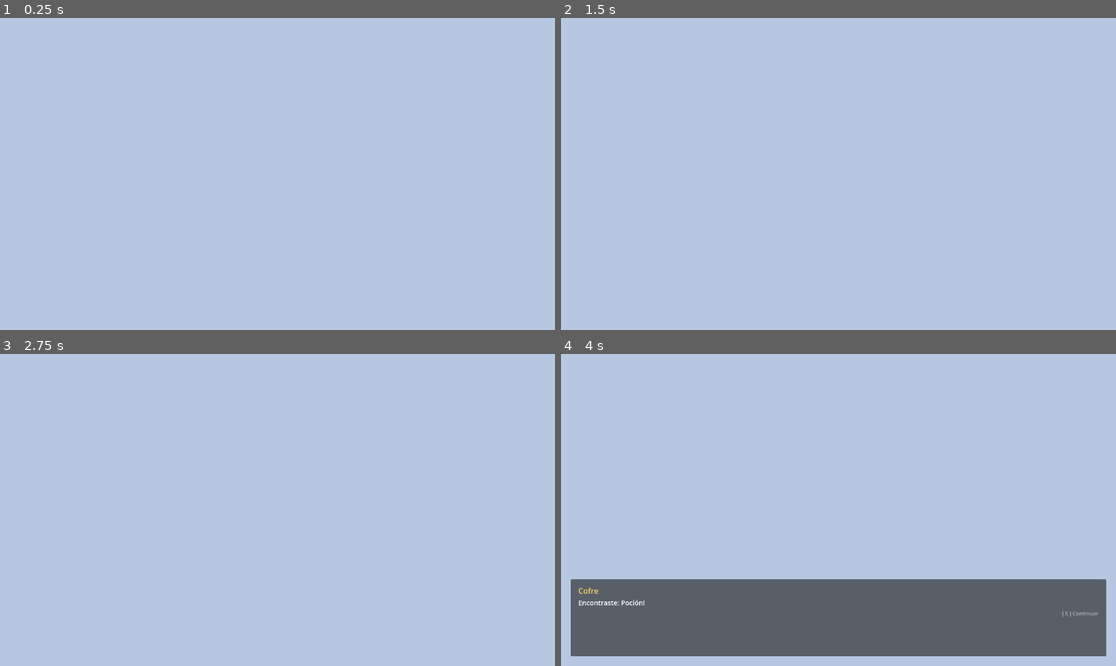
Above: before the commit, frames 1-4 (two rows, left to right).
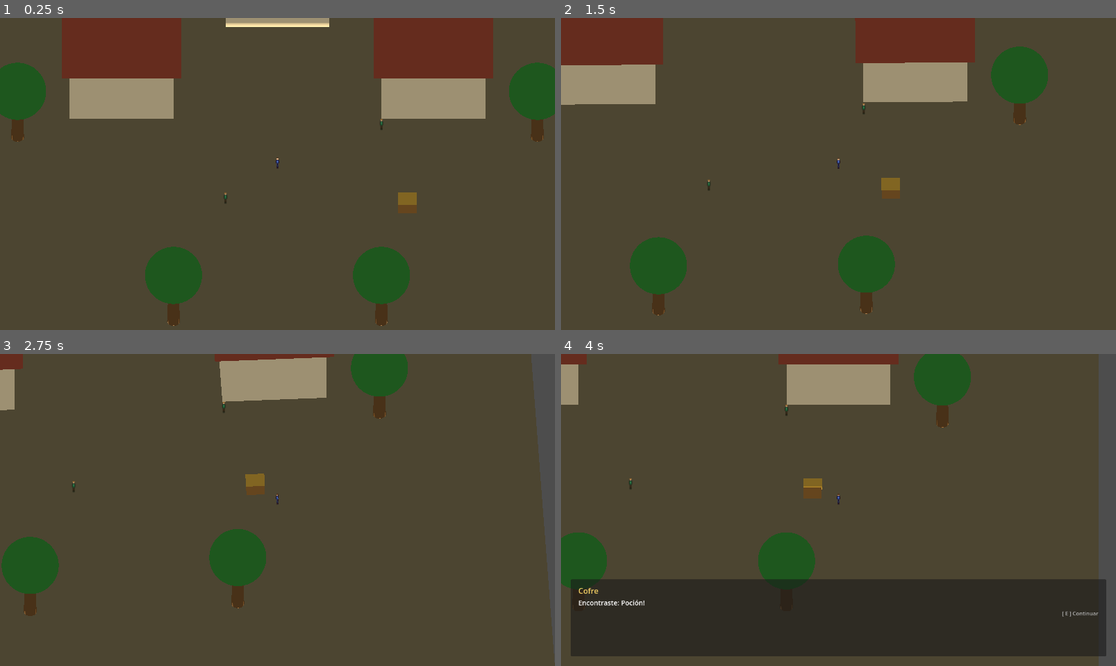
Above: after the commit, the same moments.

Repository: yonyx/artifice-rpg
Game: Godot game, scene res://scenes/maps/pueblo_01.tscn
Same seed, same stepped clock (60 frames per second), same inputs: the game is played once before the commit and once after it.
Inputs:
- Up to frame 1 (0.25 s): no input
- Up to frame 2 (1.5 s): tap Enter at 0.5 s; hold D (move_right) 0.53-1.28 s; hold E (interact) 0.53-1.28 s; hold S (move_down) from 1.28 s (still down); tap E (interact) at 1.35 s
- Up to frame 3 (2.75 s): release S (move_down) at 2.03 s; hold D (move_right) from 2.03 s (still down); hold E (interact) from 2.03 s (still down)
- Up to frame 4 (4 s): release D (move_right) at 2.78 s; release E (interact) at 2.78 s; hold W (move_up) 2.78-3.53 s; tap E (interact) at 2.85 s; hold A (move_left) from 3.53 s (still down); hold E (interact) from 3.53 s (still down)

The runs differ from the first frame. In frame 1, 100% of the frame differs, in the area x 0-100%, y 0-100%; in frame 2, 100%; in frame 3, 100%; in frame 4, 100%.

Commit message:
feat: prototipo 3 completado — Pueblo_01 jugable
- Mapa con 3 casas, 6 arboles, 2 NPCs, cofre y zona de salida
- Camara sigue al jugador con look_at para apuntar correctamente
- WorldEnvironment configurado desde el editor (luz ambiental Color)
- Colisiones con todos los objetos del escenario

Co-Authored-By: Claude Sonnet 4.6 <noreply@anthropic.com>

Diff:
--- a/scenes/maps/pueblo_01.tscn
+++ b/scenes/maps/pueblo_01.tscn
@@ -1,113 +1,107 @@
-[gd_scene load_steps=13 format=3]
+[gd_scene format=3 uid="uid://tcbhqcb6u6j8"]
 
-[ext_resource type="PackedScene" path="res://scenes/player/player.tscn" id="1_player"]
-[ext_resource type="PackedScene" path="res://scenes/npcs/npc.tscn" id="2_npc"]
+[ext_resource type="PackedScene" uid="uid://drorqkkqhwl5p" path="res://scenes/player/player.tscn" id="1_player"]
+[ext_resource type="PackedScene" uid="uid://cvtgcif224law" path="res://scenes/npcs/npc.tscn" id="2_npc"]
 [ext_resource type="PackedScene" path="res://scenes/ui/dialogue_box.tscn" id="3_ui"]
 [ext_resource type="PackedScene" path="res://scenes/objects/house.tscn" id="4_house"]
 [ext_resource type="PackedScene" path="res://scenes/objects/tree.tscn" id="5_tree"]
 [ext_resource type="PackedScene" path="res://scenes/objects/chest.tscn" id="6_chest"]
-[ext_resource type="Script" path="res://scripts/player/camera_follow.gd" id="7_cam"]
-[ext_resource type="Script" path="res://scripts/objects/exit_zone.gd" id="8_exit"]
+[ext_resource type="Script" uid="uid://cbi1qugddjkp8" path="res://scripts/player/camera_follow.gd" id="7_cam"]
+[ext_resource type="Script" uid="uid://bcgcpp5wa07wt" path="res://scripts/objects/exit_zone.gd" id="8_exit"]
 
 [sub_resource type="StandardMaterial3D" id="Mat_ground"]
 albedo_color = Color(0.42, 0.38, 0.28, 1)
 
 [sub_resource type="BoxMesh" id="BoxMesh_ground"]
 material = SubResource("Mat_ground")
-size = Vector3(32.0, 0.2, 32.0)
+size = Vector3(32, 0.2, 32)
 
 [sub_resource type="BoxShape3D" id="BoxShape_ground"]
-size = Vector3(32.0, 0.2, 32.0)
-
-[sub_resource type="Environment" id="Env_1"]
-background_mode = 1
-background_color = Color(0.38, 0.52, 0.72, 1)
-ambient_light_source = 2
-ambient_light_color = Color(0.5, 0.55, 0.7, 1)
-ambient_light_energy = 0.4
-fog_enabled = true
-fog_light_color = Color(0.72, 0.78, 0.88, 1)
-fog_density = 0.025
+size = Vector3(32, 0.2, 32)
 
 [sub_resource type="CylinderShape3D" id="CylinderShape_exit"]
+height = 0.2
 radius = 2.0
-height = 0.2
 
-[node name="Pueblo_01" type="Node3D"]
+[sub_resource type="Environment" id="Environment_o6xln"]
+ambient_light_source = 2
+ambient_light_color = Color(0.728822, 0.728822, 0.728822, 1)
 
-[node name="WorldEnvironment" type="WorldEnvironment" parent="."]
-environment = SubResource("Env_1")
+[node name="Pueblo_01" type="Node3D" unique_id=1623143440]
 
-[node name="DirectionalLight3D" type="DirectionalLight3D" parent="."]
+[node name="DirectionalLight3D" type="DirectionalLight3D" parent="." unique_id=225234877]
 transform = Transform3D(1, 0, 0, 0, 0.707, -0.707, 0, 0.707, 0.707, 4, 12, 6)
 light_color = Color(1, 0.94, 0.8, 1)
-light_energy = 1.4
+light_energy = 1.8
 shadow_enabled = true
 
-[node name="Camera3D" type="Camera3D" parent="."]
+[node name="Camera3D" type="Camera3D" parent="." unique_id=1012162031]
 transform = Transform3D(1, 0, 0, 0, 0.707, -0.707, 0, 0.707, 0.707, 0, 8, 8)
 projection = 1
 size = 12.0
 script = ExtResource("7_cam")
 
-[node name="Ground" type="StaticBody3D" parent="."]
+[node name="Ground" type="StaticBody3D" parent="." unique_id=927916509]
 
-[node name="GroundMesh" type="MeshInstance3D" parent="Ground"]
+[node name="GroundMesh" type="MeshInstance3D" parent="Ground" unique_id=1798905913]
 mesh = SubResource("BoxMesh_ground")
 
-[node name="GroundCollision" type="CollisionShape3D" parent="Ground"]
+[node name="GroundCollision" type="CollisionShape3D" parent="Ground" unique_id=1843488548]
 shape = SubResource("BoxShape_ground")
 
-[node name="Casas" type="Node3D" parent="."]
+[node name="Casas" type="Node3D" parent="." unique_id=483040563]
 
-[node name="Casa_01" parent="Casas" instance=ExtResource("4_house")]
+[node name="Casa_01" parent="Casas" unique_id=1775467419 instance=ExtResource("4_house")]
 transform = Transform3D(1, 0, 0, 0, 1, 0, 0, 0, 1, -6, 0.1, -5)
 
-[node name="Casa_02" parent="Casas" instance=ExtResource("4_house")]
+[node name="Casa_02" parent="Casas" unique_id=1315980473 instance=ExtResource("4_house")]
 transform = Transform3D(1, 0, 0, 0, 1, 0, 0, 0, 1, 6, 0.1, -5)
 
-[node name="Casa_03" parent="Casas" instance=ExtResource("4_house")]
+[node name="Casa_03" parent="Casas" unique_id=301687372 instance=ExtResource("4_house")]
 transform = Transform3D(1, 0, 0, 0, 1, 0, 0, 0, 1, 0, 0.1, -10)
 
-[node name="Arboles" type="Node3D" parent="."]
+[node name="Arboles" type="Node3D" parent="." unique_id=1133780619]
 
-[node name="Arbol_01" parent="Arboles" instance=ExtResource("5_tree")]
+[node name="Arbol_01" parent="Arboles" unique_id=1443242447 instance=ExtResource("5_tree")]
 transform = Transform3D(1, 0, 0, 0, 1, 0, 0, 0, 1, -10, 0.1, -2)
 
-[node name="Arbol_02" parent="Arboles" instance=ExtResource("5_tree")]
+[node name="Arbol_02" parent="Arboles" unique_id=1876180675 instance=ExtResource("5_tree")]
 transform = Transform3D(1, 0, 0, 0, 1, 0, 0, 0, 1, 10, 0.1, -2)
 
-[node name="Arbol_03" parent="Arboles" instance=ExtResource("5_tree")]
+[node name="Arbol_03" parent="Arboles" unique_id=1009157303 instance=ExtResource("5_tree")]
 transform = Transform3D(1, 0, 0, 0, 1, 0, 0, 0, 1, -11, 0.1, -8)
 
-[node name="Arbol_04" parent="Arboles" instance=ExtResource("5_tree")]
+[node name="Arbol_04" parent="Arboles" unique_id=586517650 instance=ExtResource("5_tree")]
 transform = Transform3D(1, 0, 0, 0, 1, 0, 0, 0, 1, 11, 0.1, -8)
 
-[node name="Arbol_05" parent="Arboles" instance=ExtResource("5_tree")]
+[node name="Arbol_05" parent="Arboles" unique_id=177809691 instance=ExtResource("5_tree")]
 transform = Transform3D(1, 0, 0, 0, 1, 0, 0, 0, 1, -4, 0.1, 8)
 
-[node name="Arbol_06" parent="Arboles" instance=ExtResource("5_tree")]
+[node name="Arbol_06" parent="Arboles" unique_id=1045327155 instance=ExtResource("5_tree")]
 transform = Transform3D(1, 0, 0, 0, 1, 0, 0, 0, 1, 4, 0.1, 8)
 
-[node name="NPCs" type="Node3D" parent="."]
+[node name="NPCs" type="Node3D" parent="." unique_id=498574144]
 
-[node name="NPC_Aldeano" parent="NPCs" instance=ExtResource("2_npc")]
+[node name="NPC_Aldeano" parent="NPCs" unique_id=1231105711 instance=ExtResource("2_npc")]
 transform = Transform3D(1, 0, 0, 0, 1, 0, 0, 0, 1, -2, 0.2, 2)
 
-[node name="NPC_Viejo" parent="NPCs" instance=ExtResource("2_npc")]
+[node name="NPC_Viejo" parent="NPCs" unique_id=1314451233 instance=ExtResource("2_npc")]
 transform = Transform3D(1, 0, 0, 0, 1, 0, 0, 0, 1, 4, 0.2, -2)
 
-[node name="Cofre" parent="." instance=ExtResource("6_chest")]
+[node name="Cofre" parent="." unique_id=1991955 instance=ExtResource("6_chest")]
 transform = Transform3D(1, 0, 0, 0, 1, 0, 0, 0, 1, 5, 0.2, 2)
 
-[node name="SalidaBosque" type="Area3D" parent="."]
+[node name="SalidaBosque" type="Area3D" parent="." unique_id=1224047210]
 transform = Transform3D(1, 0, 0, 0, 1, 0, 0, 0, 1, 0, 0.1, 12)
 script = ExtResource("8_exit")
 
-[node name="CollisionShape3D" type="CollisionShape3D" parent="SalidaBosque"]
+[node name="CollisionShape3D" type="CollisionShape3D" parent="SalidaBosque" unique_id=1476052216]
 shape = SubResource("CylinderShape_exit")
 
-[node name="Player" parent="." instance=ExtResource("1_player")]
+[node name="Player" parent="." unique_id=15656837 instance=ExtResource("1_player")]
 transform = Transform3D(1, 0, 0, 0, 1, 0, 0, 0, 1, 0, 0.2, 0)
 
-[node name="DialogueBox" parent="." instance=ExtResource("3_ui")]
+[node name="DialogueBox" parent="." unique_id=1678855689 instance=ExtResource("3_ui")]
+
+[node name="WorldEnvironment" type="WorldEnvironment" parent="." unique_id=1165112530]
+environment = SubResource("Environment_o6xln")
--- a/scripts/player/camera_follow.gd
+++ b/scripts/player/camera_follow.gd
@@ -1,6 +1,6 @@
 extends Camera3D
 
-## Camara que sigue al jugador suavemente manteniendo un offset fijo.
+## Camara que sigue al jugador y siempre lo apunta directamente.
 
 const OFFSET := Vector3(0, 8, 8)
 const SPEED  := 8.0
@@ -8,15 +8,15 @@
 var _target: Node3D
 
 
-func _ready() -> void:
-	var players := get_tree().get_nodes_in_group("player")
-	if players.size() > 0:
-		_target = players[0]
-		global_position = _target.global_position + OFFSET
-
-
 func _process(delta: float) -> void:
 	if not _target:
+		var players := get_tree().get_nodes_in_group("player")
+		if players.size() > 0:
+			_target = players[0]
+			global_position = _target.global_position + OFFSET
+			look_at(_target.global_position, Vector3.UP)
 		return
+
 	var goal := _target.global_position + OFFSET
 	global_position = global_position.lerp(goal, SPEED * delta)
+	look_at(_target.global_position, Vector3.UP)
Not shown, added: scripts/objects/chest.gd.uid
Not shown, added: scripts/objects/exit_zone.gd.uid
Not shown, added: scripts/player/camera_follow.gd.uid
